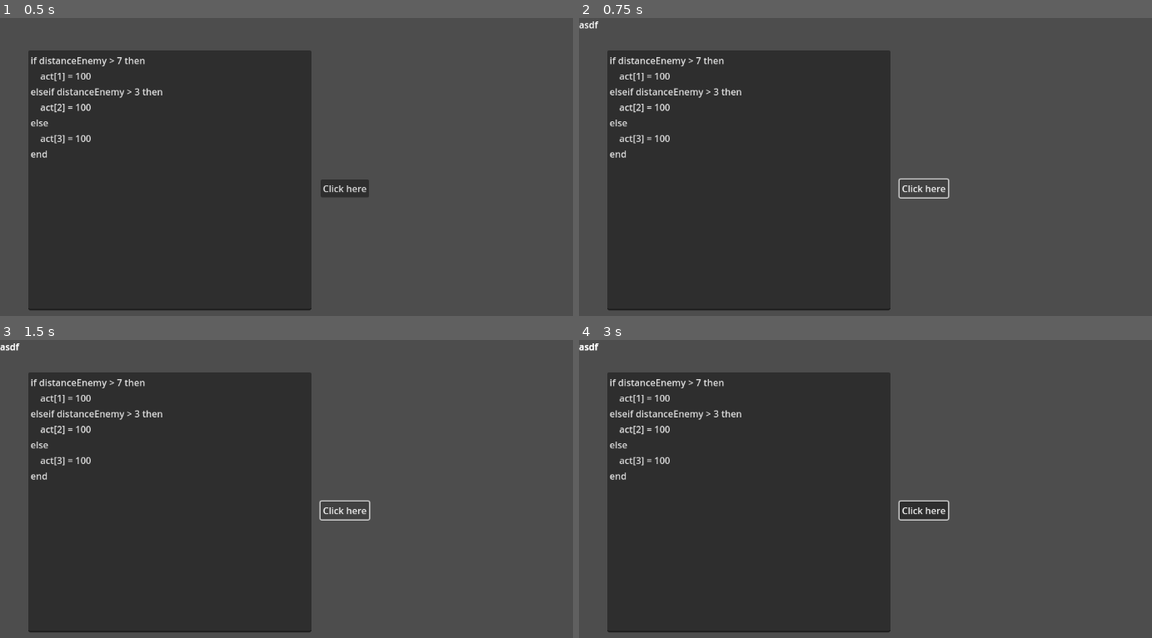
Above: before the commit, frames 1-4 (two rows, left to right).
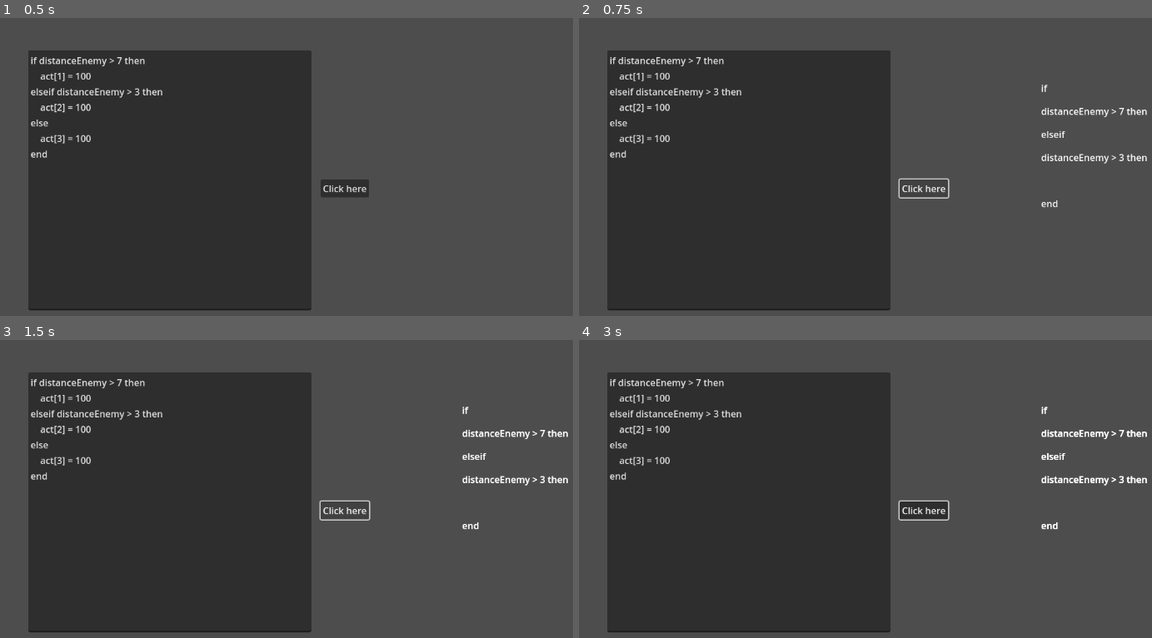
Above: after the commit, the same moments.

Repository: Ionian-SR/Behavior-Tree-Visualization
Game: Godot game, scene res://src/scenes/main.tscn
The game is run twice, just before and just after one commit, with the same random seed, the same clock (stepped at 60 frames per second) and the same inputs.
Inputs (mouse positions are in pixels of both pictures, inside the frame that each line leads up to):
- Up to frame 1 (0.5 s): no input
- Up to frame 2 (0.75 s): click "Click here" at 0.5 s
- Up to frame 3 (1.5 s): click "Click here" at 1.25 s
- Up to frame 4 (3 s): click "Click here" at 2 s; tap Enter (ui_accept) at 2.75 s; move the mouse to (1060, 506) at 2.77 s; click (1060, 506) at 2.92 s

Frame 1 is identical in both runs. In frame 2, 0.6% of the frame differs, in the area x 0-100%, y 1-64%; in frame 3, 0.7%; in frame 4, 0.7%.

Commit message:
Able to create node generation but action node is not working. The code looks scuffed as fuck... Maybe need to use more proper AST structure instead of just using flags

Diff:
--- a/src/assets/scripts/parser.gd
+++ b/src/assets/scripts/parser.gd
@@ -4,6 +4,8 @@
 const ELSE = "else"
 const ELSEIF = "elseif"
 const END = "end"
+var bt_node_packed: PackedScene = preload("res://src/scenes/BTNode.tscn")
+var bt_nodes: Array[BTNode]
 
 func parse(text: String):
 	#	Remove tab space
@@ -11,16 +13,61 @@
 	#	Split text into lines array
 	var lines := text.split("\n", false)
 	#	Iterate through all lines
+	var node_x: int = 800
+	var node_y: int = 100
 	for line: String in lines:
 		#	Split text within line into tokens with white space
 		var tokens := line.split(" ", false)
+		#	Instantiate flag for parser to know when condition is being read
+		#	SCUFFED
+		var is_read_condition: int = 0
+		var is_read_action: int = 0
+		var condition_line: Array[String]
+		var action_line: Array[String]
 		#	Iterate through the tokens
-		for token: String in tokens:
-			if token == IF:
+		for i in range(tokens.size()):
+			#	Visually shift nodes
+			node_y += 10
+			var token: String = tokens[i]
+			var not_sig_token = (token != END and token != ELSE and token != ELSEIF and token != IF)
+			#	Instantiate BTNode
+			var bt_node: BTNode = bt_node_packed.instantiate()
+			var bt_label = bt_node.get_node("Label")
 
-				print("Detected an 'if' statement at position:", line.find(IF))
+			#	Read conditions until met with THEN
+			if is_read_condition == 1 and token != THEN:
+				condition_line.append(token)
+			elif is_read_action == 1:
+				if not_sig_token:
+					action_line.append(token)
+				else:
+					is_read_action = 0
+					bt_label.text = " ".join(action_line)
+			elif token == IF:
+				#	Turn on flag to let parser know to start reading condition tokens
+				is_read_condition = 1
+				bt_label.text = IF
+				#print("Detected an IF statement at position:", line.find(IF))
 			elif token == THEN:
-				print("Detected an THEN' statement at position:", line.find(THEN))
+				#	Turn off flag to let parser know to stop reading condition tokens
+				is_read_condition = 0
+				#	Turn on flag to start reading action tokens
+				is_read_action = 1
+				bt_label.text = " ".join(condition_line)
+				bt_label.text += " " + THEN
+				#print("Detected an THEN statement at position:", line.find(THEN))
 			elif token == ELSEIF:
-				print("Detected an ELSEIF' statement at position:", line.find(ELSEIF))
+				bt_label.text = ELSEIF
+				is_read_condition = 1
+				#print("Detected an ELSEIF statement at position:", line.find(ELSEIF))
+			elif token == END:
+				bt_label.text = END
+				print("Detected an END statement at position:", line.find(END))
 			pass
+			#print(action_line)
+			bt_nodes.append(bt_node)
+			add_child(bt_node)
+			bt_node.set_position(Vector2(node_x, node_y))
+
+		if !condition_line.is_empty():
+			print(condition_line)
--- a/src/scenes/BTNode.tscn
+++ b/src/scenes/BTNode.tscn
@@ -13,4 +13,3 @@
 layout_mode = 0
 offset_right = 40.0
 offset_bottom = 23.0
-text = "asdf"
--- a/src/scenes/bt_node.gd
+++ b/src/scenes/bt_node.gd
@@ -1,2 +1,11 @@
 class_name BTNode
 extends Control
+#extends RefCounted
+
+enum NodeType { IF, ELSEIF, ELSE, ACTION }
+
+var type: NodeType
+var condition: String = ""  # Condition like "distanceEnemy > 7"
+var action: String = ""  # Action like "act[1] = 100"
+var left: BTNode = null  # True branch
+var right: BTNode = null  # False branch (elseif/else)
--- a/src/scenes/main.gd
+++ b/src/scenes/main.gd
@@ -13,7 +13,6 @@
 	bt_nodes.append(bt_node)
 	add_child(bt_node)
 	Parser.parse(text_edit.text)
-	#print("test")
 	pass
 
 func _on_text_edit_gui_input(event: InputEvent) -> void:
